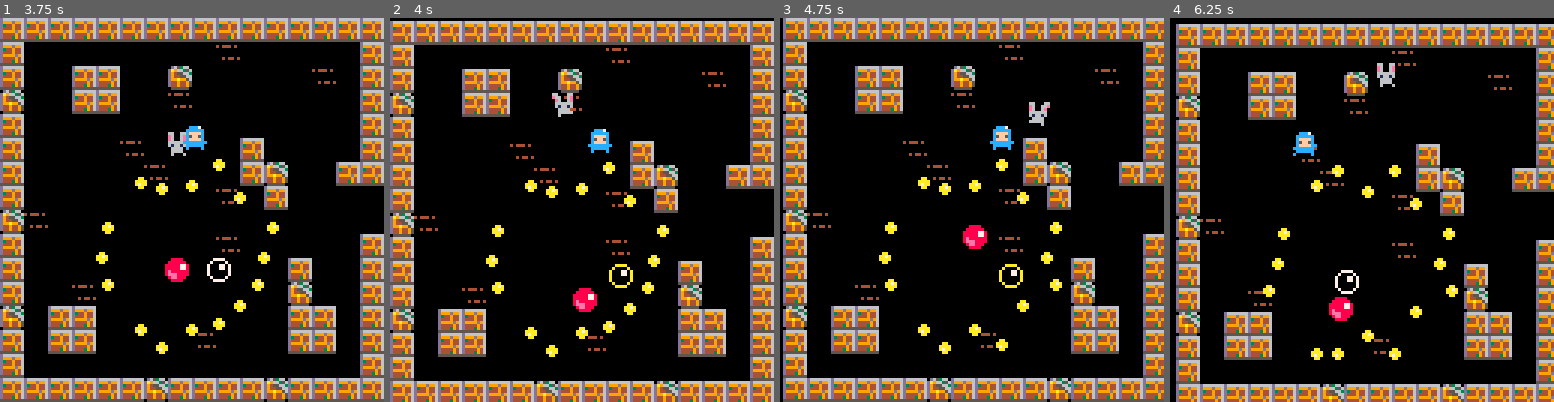
Above: before the commit, frames 1-4 (left to right).
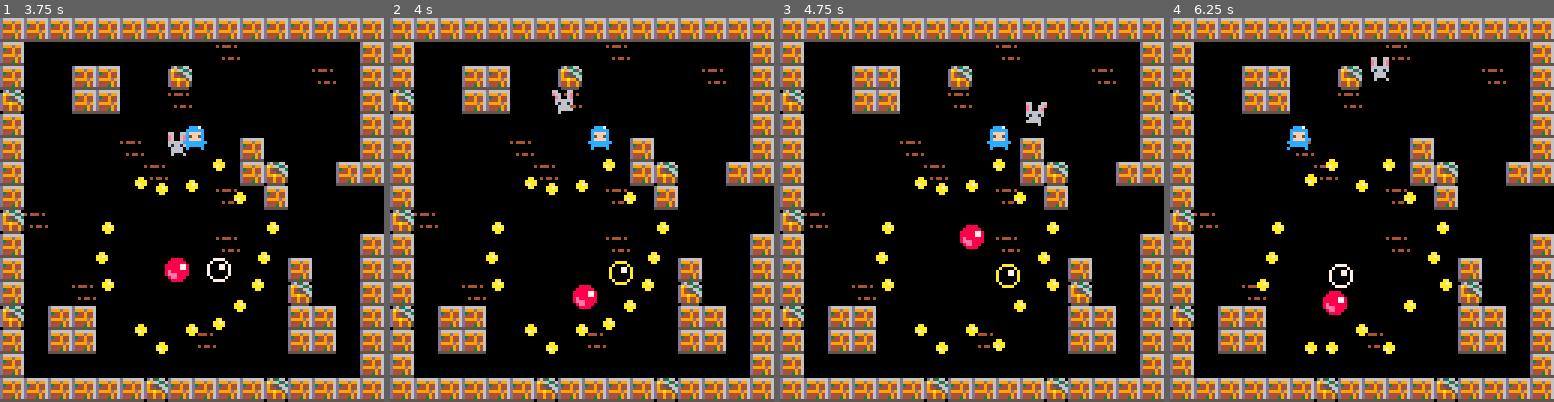
Above: after the commit, the same moments.

Repository: jplopez/vgc
Game: PICO-8 cartridge class2/02-b_collide_flags.p8
The game is run twice, just before and just after one commit, with the same random seed, the same clock (stepped at 60 frames per second) and the same inputs.
Inputs:
- Up to frame 1 (3.75 s): hold Left 1.97-2.37 s; hold Down 2.42-2.82 s; hold Right 2.87-3.53 s; hold Up from 3.58 s (still down)
- Up to frame 2 (4 s): keep holding Up
- Up to frame 3 (4.75 s): release Up at 4.08 s; hold Right 4.13-4.53 s; hold Down from 4.58 s (still down)
- Up to frame 4 (6.25 s): release Down at 5.08 s; hold Left 5.13-5.8 s; hold Up 5.85-6.18 s; hold Left from 6.23 s (still down)

Frame 1 is identical in both runs. In frame 2, 24% of the frame differs, in the area x 0-100%, y 0-100%; in frame 3, 21%; in frame 4, 36%.

Commit message:
class2: removed screen shake -> save it for feedback and juice class

Diff:
--- a/class2/02-a_collide_ball_enemy.p8
+++ b/class2/02-a_collide_ball_enemy.p8
@@ -2,8 +2,7 @@
 version 43
 __lua__
 -- vmc - class2
--- wall and actor collisions
--- by zep
+-- ball damages player
 
 actor = {} -- all actors
 
@@ -59,11 +58,11 @@
 	-- red ball: bounce forever
 	-- (because no friction and
 	-- max bounce)
-	red_ball = make_actor(49,7,8)
-	red_ball.dx=-0.1
-	red_ball.dy=0.15
-	red_ball.friction=0
-	red_ball.bounce=1
+	local ball = make_actor(49,7,8)
+	ball.dx=-0.1
+	ball.dy=0.15
+	ball.friction=0
+	ball.bounce=1
 
 	-- treasure
 	collected = 0
@@ -147,8 +146,6 @@
 -- end up with the velocity of
 -- the fastest moving actor)
 
--- also handle player hurt
-
 function solid_actor(a, dx, dy)
 	for a2 in all(actor) do
 		if a2 != a then
@@ -230,27 +227,18 @@
 			return true
 		end
 		if a2.k == 49 then -- red ball
-			damage_player()
+			pl.hp -=1
+  		sfx(4)
+  		if pl.hp <= 0 then
+   			gameover = true
+  		end
 			return false
 		end
 	end
 
 	sfx(2) -- generic bump sound
+
 	return false
-end
-
--- return true if [a]
--- is a red ball.
--- the player hp is reduced by 1
--- and gameover is set to true
--- if hp reaches zero
-
-function damage_player()
-  pl.hp -=1
-  sfx(4)
-  if pl.hp <= 0 then
-   gameover = true
-  end
 end
 
 function move_actor(a)
--- a/class2/02-b_collide_flags.p8
+++ b/class2/02-b_collide_flags.p8
@@ -8,22 +8,7 @@
 
 finished = false
 gameover = false
--- scree shake
-sh_f=0
-sh_x=0
-sh_y=0
-
-function shake()
- local m=2
-	sh_x=0
-	sh_y=0
-	if sh_f > 0 then
-		sh_x=(m-rnd(m*2))*sh_f
-		sh_y=(m-rnd(m*2))*sh_f
-		sh_f*=0.95
-		if (sh_f < 0.1) sh_f = 0
-	end
-end
+
 
 -- make an actor
 -- and add to global collection
@@ -74,11 +59,11 @@
 	-- red ball: bounce forever
 	-- (because no friction and
 	-- max bounce)
-	red_ball = make_actor(49,7,8)
-	red_ball.dx=-0.1
-	red_ball.dy=0.15
-	red_ball.friction=0
-	red_ball.bounce=1
+	local ball = make_actor(49,7,8)
+	ball.dx=-0.1
+	ball.dy=0.15
+	ball.friction=0
+	ball.bounce=1
 
 	-- treasure
 	collected = 0
@@ -174,8 +159,6 @@
 -- end up with the velocity of
 -- the fastest moving actor)
 
--- also handle player hurt
-
 function solid_actor(a, dx, dy)
 	for a2 in all(actor) do
 		if a2 != a then
@@ -250,13 +233,13 @@
 
 	-- player collide events
 	if a1==pl then
-		if collectable(a2) then -- treasure
+		if collectable(a2) then
 			collected+=1
 			del(actor,a2)
 			sfx(3)
 			return true
 		end
-		if enemy(a2) then -- red ball
+		if enemy(a2) then
 			damage_player()
 			return false
 		end
@@ -275,7 +258,6 @@
 function damage_player()
  pl.hp -=1
  sfx(4)
- sh_f+=1
  if pl.hp <= 0 then
   gameover = true
  end
@@ -339,8 +322,6 @@
  else
  	control_player(pl)
   foreach(actor, move_actor)
- 	-- updates the screen shake
- 	shake()
  end
 
 end
@@ -362,8 +343,7 @@
 
 	room_x=flr(pl.x/16)
 	room_y=flr(pl.y/16)
-	camera(room_x*128 + sh_x,
-	       room_y*128 + sh_y)
+	camera(room_x*128, room_y*128)
 
 	map()
 	foreach(actor,draw_actor)
